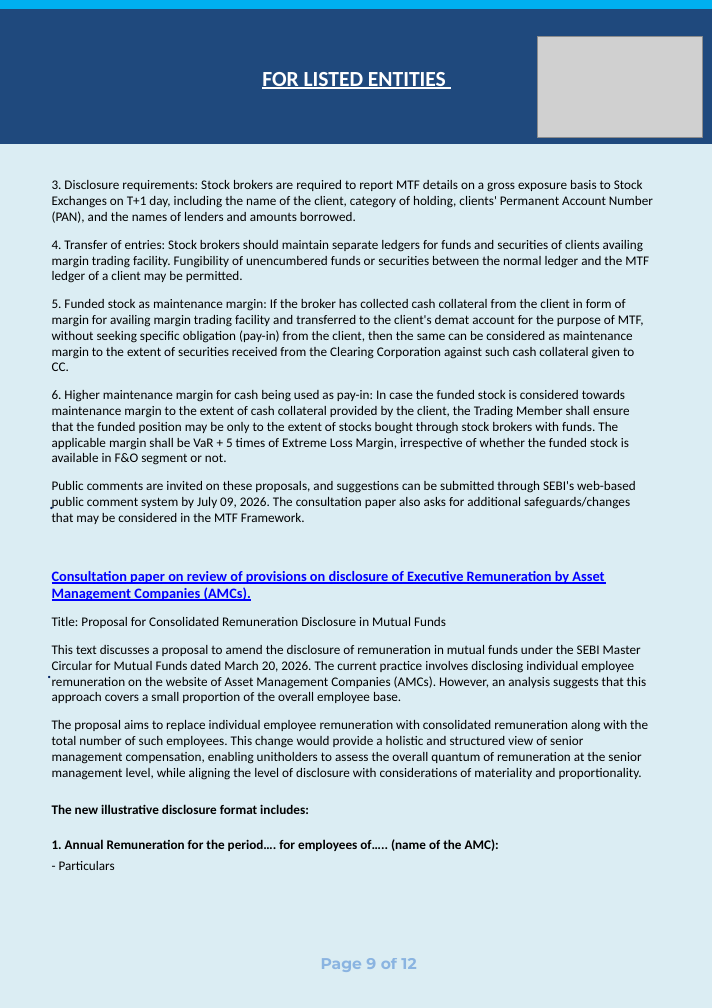
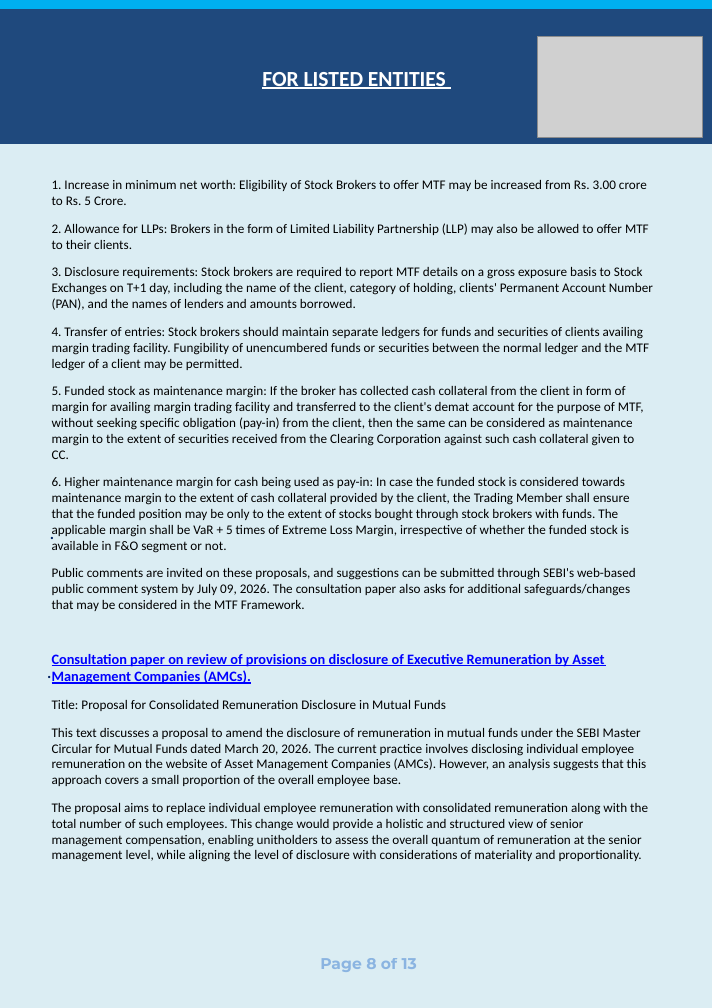
Before and after one commit to vidit-arca/Newsletter_Agent, a slide deck: slide 8 of output.pptx (slide 9 before the commit). Drawn at 712x1008 pixels with LibreOffice and Linux fonts; fonts in the diff are those of the drawing; grey boxes stand for pictures. Boxes give left, top, right and bottom in pixels: in the first picture for what was removed or moved away, otherwise in the second. Text is boxed around its words. In the diff, an @@ line names an element or a change of style, - is before the commit and + after.

Commit message:
fixed the font name , font size and aligment of the overall domains and sub domains

```diff
--- a/output.pptx
+++ b/output.pptx
@@ text at (52, 180, 649, 249): paragraphs added @@
+1. Increase in minimum net worth: Eligibility of Stock Brokers to offer MTF may be increased from Rs. 3.00 crore to Rs. 5 Crore.
+2. Allowance for LLPs: Brokers in the form of Limited Liability Partnership (LLP) may also be allowed to offer MTF to their clients.
@@ text ".": place and size @@
-text "." at (41, 486, 674, 518)
+text "." at (41, 516, 675, 548)
@@ text "Consultation paper on review of ...": place and size @@
-text "Consultation paper on review of ..." at (52, 571, 648, 870)
+text "Consultation paper on review of ..." at (52, 654, 648, 862)
@@ text at (52, 804, 499, 870): paragraphs removed @@
-The new illustrative disclosure format includes:
-1. Annual Remuneration for the period…. for employees of….. (name of the AMC):
-- Particulars
@@ text at (320, 958, 417, 972): text changed @@
-Page 9 of 12
+Page 8 of 13
```
Also in this commit, not shown: 10 other slides changed, 1 slide added, 2 other files.
